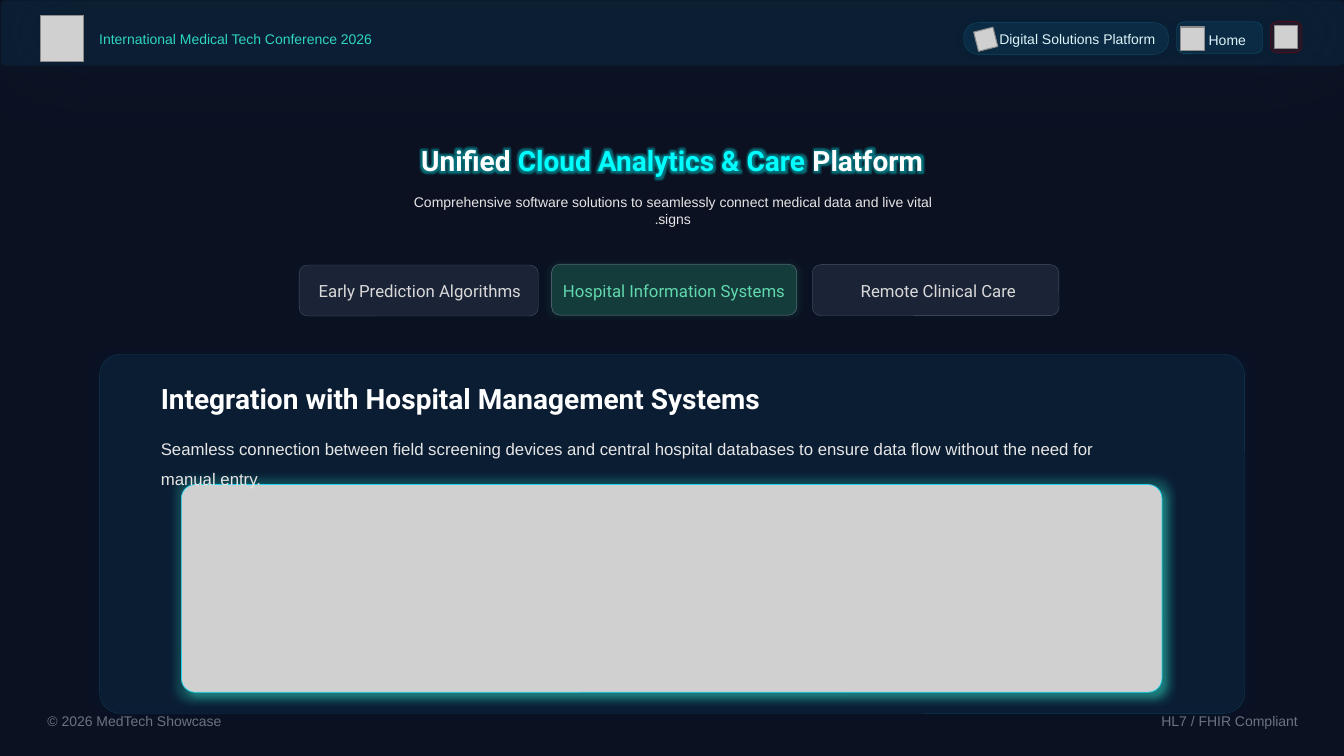
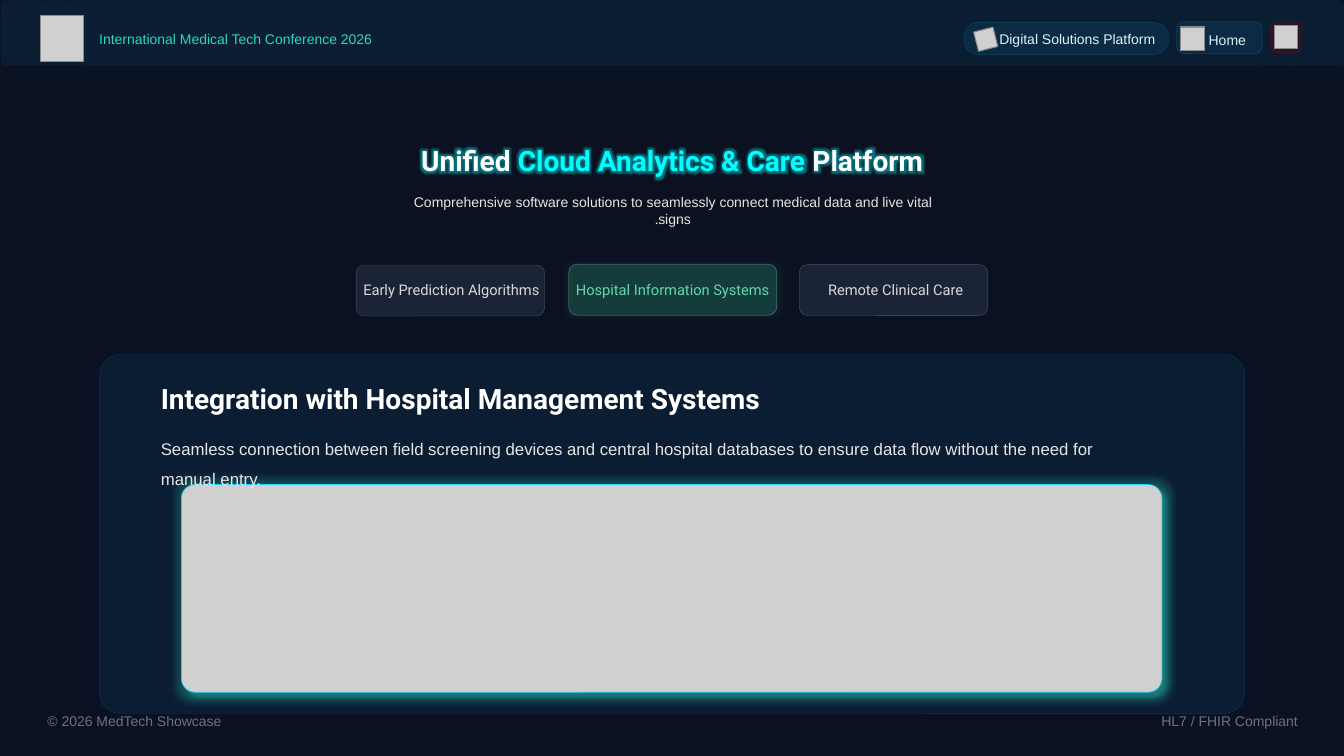
Before and after one commit to EmanHamed-Kiosk/health-nexus-2026, a slide deck: slide 20 of Interactive_Kiosk_Demo.ppsx. Drawn at 1344x756 pixels with LibreOffice and Linux fonts; fonts in the diff are those of the drawing; grey boxes stand for pictures; background and template pictures are left out. Boxes give left, top, right and bottom in pixels: in the first picture for what was removed or moved away, otherwise in the second. Text is boxed around its words. In the diff, an @@ line names an element or a change of style, - is before the commit and + after.

```diff
--- a/Interactive_Kiosk_Demo.ppsx
+++ b/Interactive_Kiosk_Demo.ppsx
@@ rounded rectangle resized from (x1=299, y1=265, x2=538, y2=317) to (x1=356, y1=265, x2=544, y2=317) @@
@@ rounded rectangle resized from (x1=552, y1=264, x2=797, y2=316) to (x1=569, y1=264, x2=776, y2=316) @@
@@ rounded rectangle resized from (x1=813, y1=265, x2=1060, y2=317) to (x1=800, y1=265, x2=988, y2=317) @@
@@ text "Early Prediction Algorithms" moved from (x1=319, y1=284, x2=521, y2=301) to (x1=363, y1=284, x2=539, y2=298) @@
@@ text "Hospital Information Systems" moved from (x1=563, y1=284, x2=785, y2=301) to (x1=576, y1=284, x2=769, y2=298) @@
@@ size 12 to 10.5 pt in 3 elements at (x1=576, y1=284, x2=769, y2=298), (x1=363, y1=284, x2=539, y2=298), (x1=828, y1=284, x2=963, y2=295) @@
@@ text "Remote Clinical Care" moved from (x1=861, y1=284, x2=1015, y2=297) to (x1=828, y1=284, x2=963, y2=295) @@
```
Also in this commit, not shown: 11 other slides changed.
